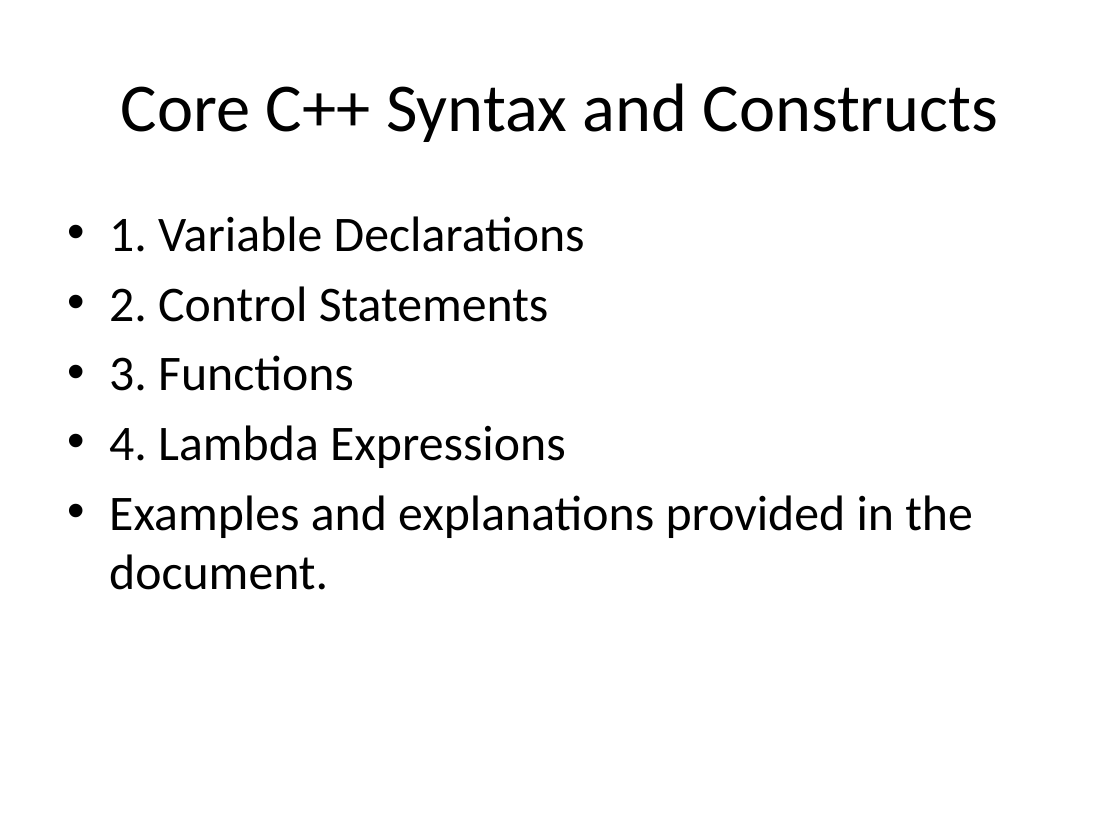
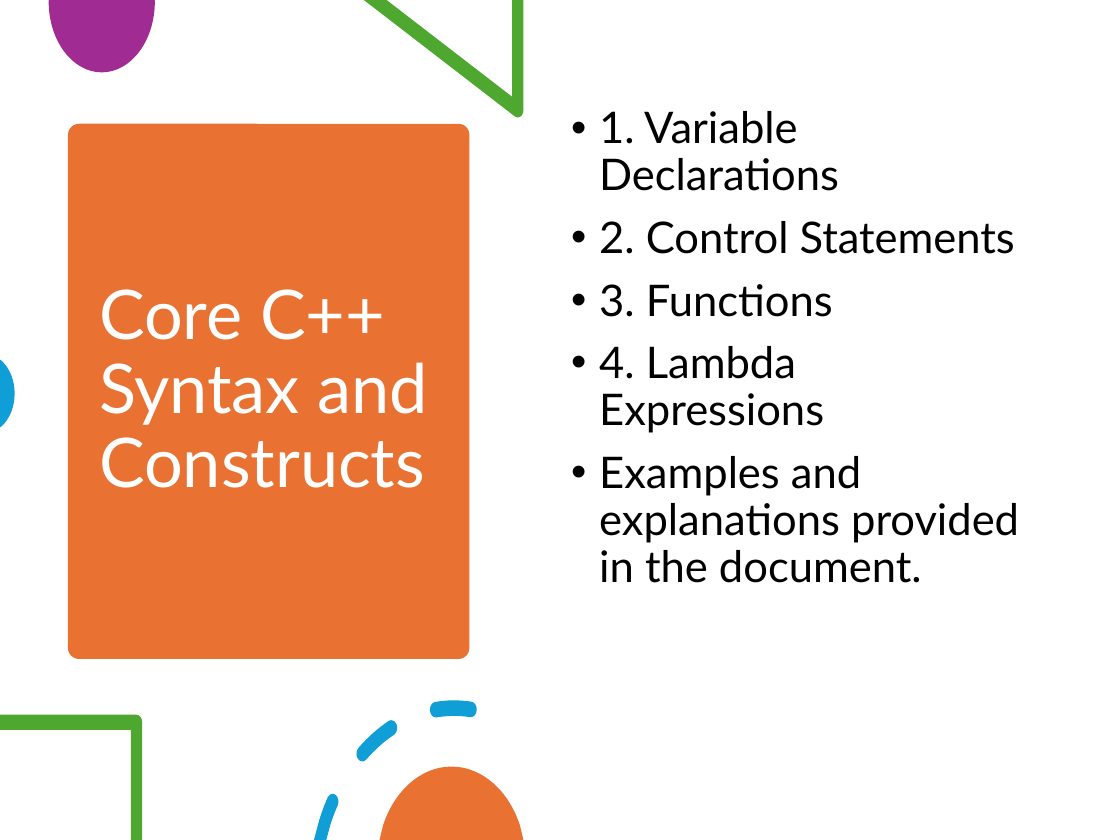
Before and after one commit to sudheerdevu/Thundersoft_work, a slide deck: slide 3 of session/SurfaceFlinger_cpp_concepts.pptx. Drawn at 1120x840 pixels with LibreOffice and Linux fonts; fonts in the diff are those of the drawing. Boxes give left, top, right and bottom in pixels: in the first picture for what was removed or moved away, otherwise in the second. Text is boxed around its words. In the diff, an @@ line names an element or a change of style, - is before the commit and + after.

```diff
--- a/session/SurfaceFlinger_cpp_concepts.pptx
+++ b/session/SurfaceFlinger_cpp_concepts.pptx
@@ freeform shape added at <box>49,0,156,73</box>, fill #A02B93 @@
@@ freeform shape added at <box>364,0,524,118</box>, fill #4EA72E @@
@@ text "1. Variable Declarations": place and size @@
-text "1. Variable Declarations" at <box>109,216,973,590</box>
+text "1. Variable Declarations" at <box>599,111,1019,583</box>
@@ text "1. Variable Declarations" at <box>599,111,1019,583</box>: size 32 to 28 pt, font Calibri to Lato; indent changed; line spacing 1 to 0.9; more space between paragraphs @@
@@ rounded rectangle added at <box>68,124,469,660</box>, fill #E97132 @@
@@ title "Core C++ Syntax and Constructs": place and size @@
-title "Core C++ Syntax and Constructs" at <box>121,83,999,142</box>
+title "Core C++ Syntax and Constructs" at <box>99,289,429,488</box>
@@ title "Core C++ Syntax and Constructs" at <box>99,289,429,488</box>: font Calibri to Lato, text colour #000000 to #FFFFFF; alignment centre to left; line spacing 1 to 0.9 @@
@@ freeform shape added at <box>0,360,15,427</box>, fill #0F9ED5 @@
@@ freeform shape added at <box>0,715,142,840</box>, fill #4EA72E @@
@@ freeform shape added at <box>314,700,476,840</box>, fill #0F9ED5 @@
@@ freeform shape added at <box>380,766,523,840</box>, fill #E97132 @@
```
Also in this commit, not shown: 9 other slides changed, 2 other files.
